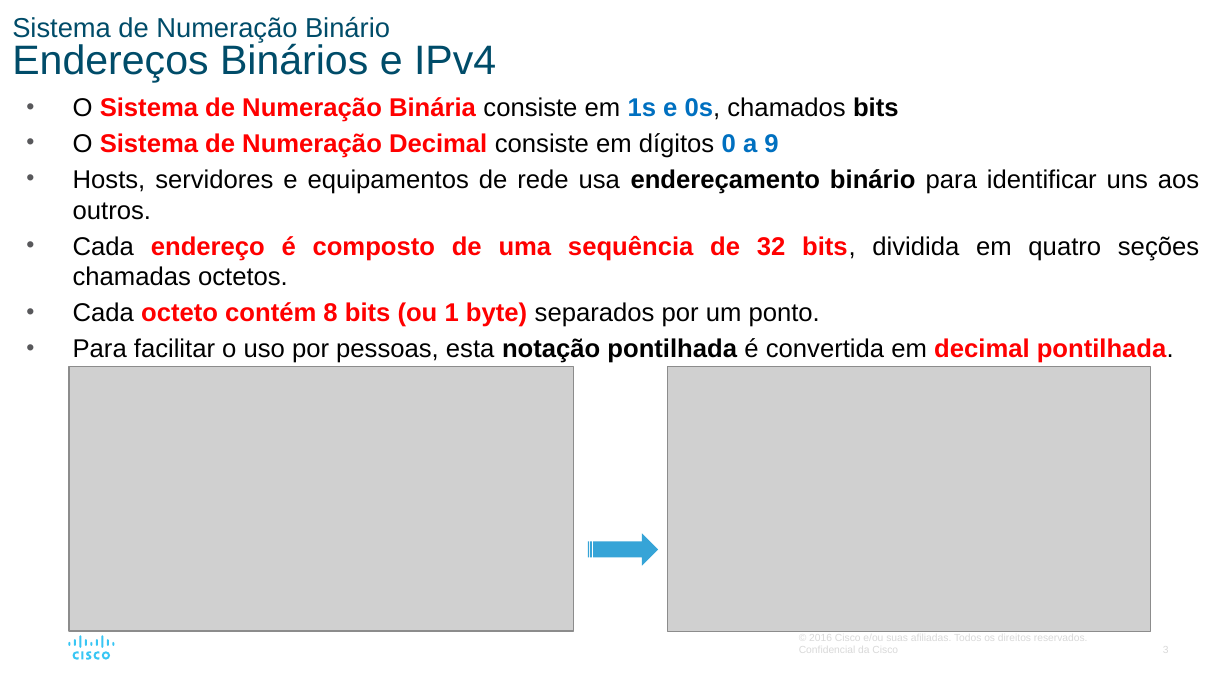
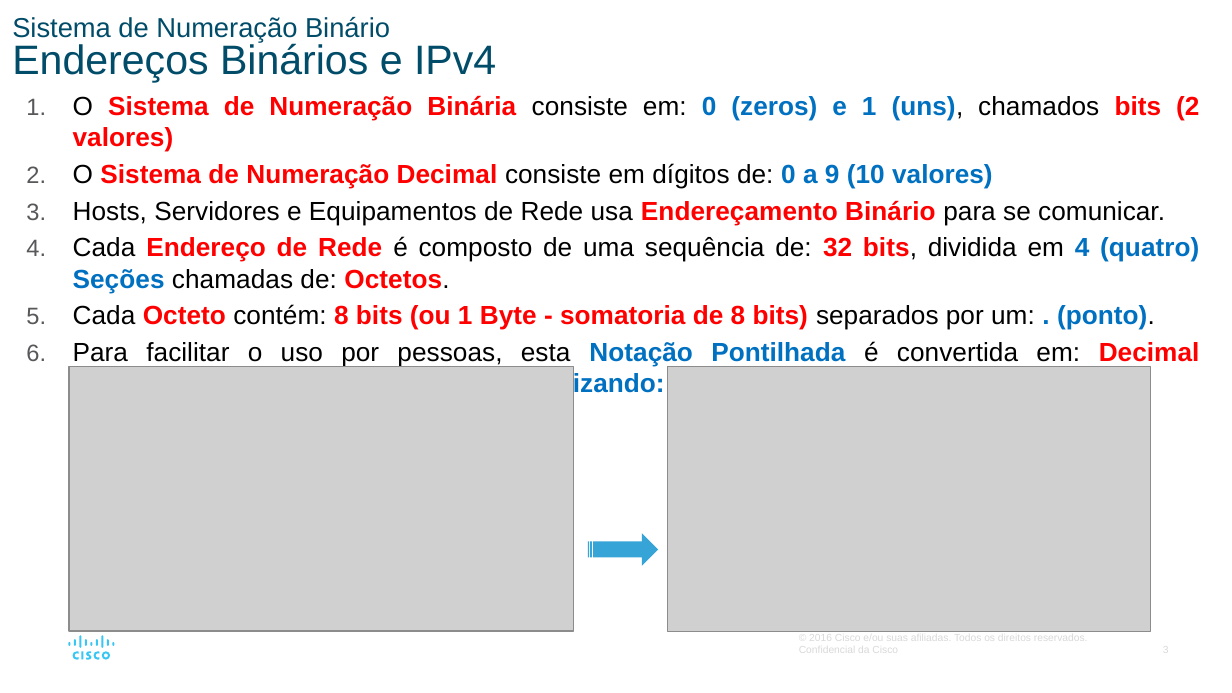
Before and after one commit to vaamonde/netacad, a slide deck: slide 3 of 02-CCNA-200-301-v7/01-CCNA-IntroducaoAsRedes-v7.02/01-Modulo01-PPTS/Modulo05-SistemaNumerico.pptx. Drawn at 1232x693 pixels with LibreOffice and Linux fonts; fonts in the diff are those of the drawing; grey boxes stand for pictures. Boxes give left, top, right and bottom in pixels: in the first picture for what was removed or moved away, otherwise in the second. Text is boxed around its words. In the diff, an @@ line names an element or a change of style, - is before the commit and + after.

```diff
--- a/02-CCNA-200-301-v7/01-CCNA-IntroducaoAsRedes-v7.02/01-Modulo01-PPTS/Modulo05-SistemaNumerico.pptx
+++ b/02-CCNA-200-301-v7/01-CCNA-IntroducaoAsRedes-v7.02/01-Modulo01-PPTS/Modulo05-SistemaNumerico.pptx
@@ text at (73, 95, 1200, 367): text changed; size 15 to 15.3 pt; bold on @@
-• O Sistema de Numeração Binária consiste em 1s e 0s, chamados bits
-• O Sistema de Numeração Decimal consiste em dígitos 0 a 9
-• Hosts, servidores e equipamentos de rede usa endereçamento binário para identificar uns aos outros.
-• Cada endereço é composto de uma sequência de 32 bits, dividida em quatro seções chamadas octetos.
-• Cada octeto contém 8 bits (ou 1 byte) separados por um ponto.
-• Para facilitar o uso por pessoas, esta notação pontilhada é convertida em decimal pontilhada.
+1. O Sistema de Numeração Binária consiste em: 0 (zeros) e 1 (uns), chamados bits (2 valores)
+2. O Sistema de Numeração Decimal consiste em dígitos de: 0 a 9 (10 valores)
+3. Hosts, Servidores e Equipamentos de Rede usa Endereçamento Binário para se comunicar.
+4. Cada Endereço de Rede é composto de uma sequência de: 32 bits, dividida em 4 (quatro) Seções chamadas de: Octetos.
+5. Cada Octeto contém: 8 bits (ou 1 Byte - somatoria de 8 bits) separados por um: . (ponto).
+6. Para facilitar o uso por pessoas, esta Notação Pontilhada é convertida em: Decimal Pontilhada (quatro blocos de 8 bits totalizando: 32 bits ou 4 Bytes).
```
Also in this commit, not shown: 7 other slides changed, 15 slides added, 2 slides removed, 24 other files.
